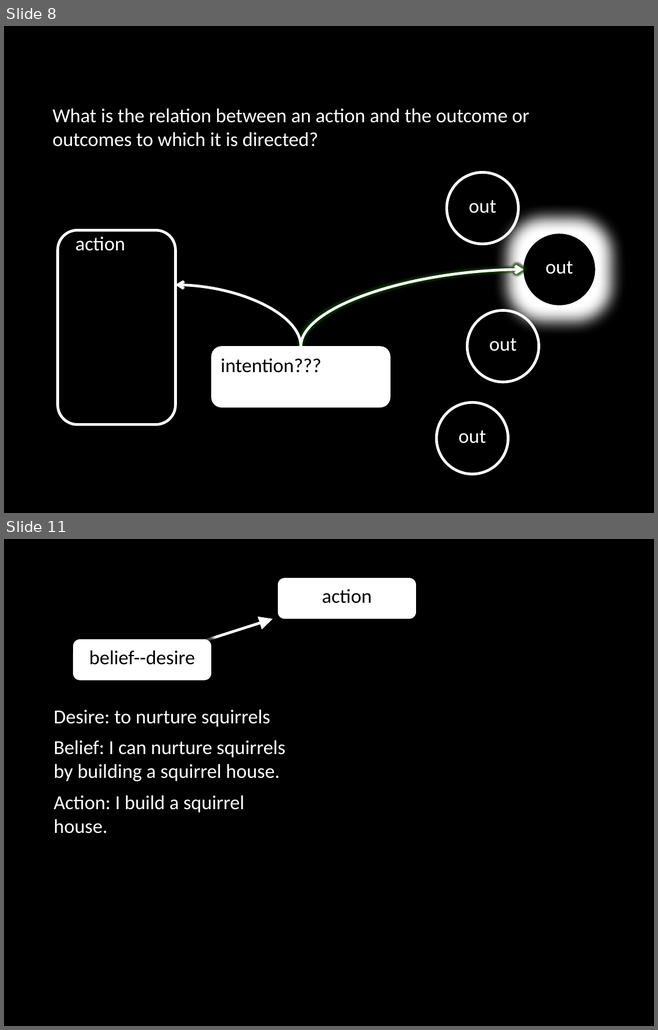
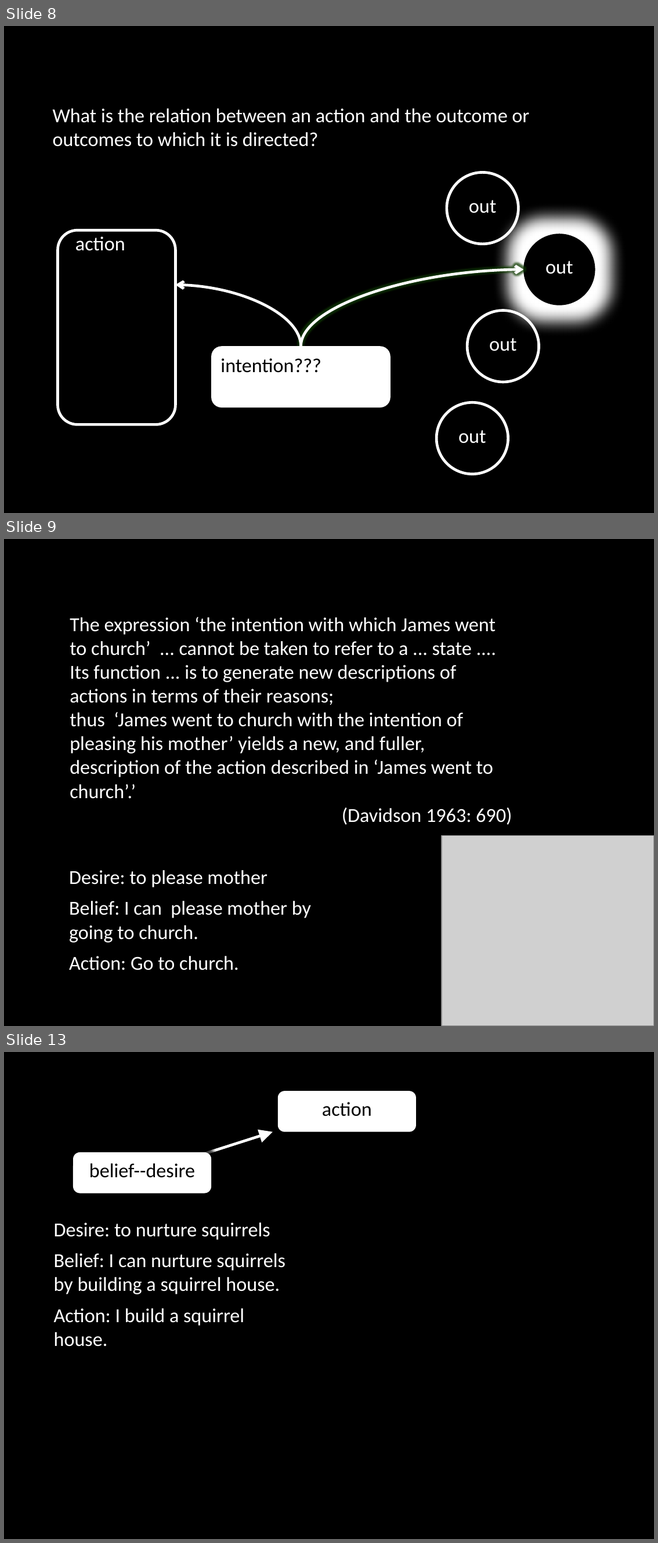
Before and after one commit to butterfill/lecture_mindreading_joint_action_philosophical_tools, a slide deck: lecture05 actions intentions goals/lecture05.ppt.pptx. Shown one above the other, each under a label of ours: slides 8 and 11 before the commit, slides 8, 9 and 13 after it; the slides between them are not shown. The pictures are 658x1030 and 658x1543 pixels, drawn with LibreOffice and Linux fonts; fonts in the diff are those of the drawing; grey boxes stand for pictures. Boxes give left, top, right and bottom in pixels: in the first picture for what was removed or moved away, otherwise in the second. Text is boxed around its words. In the diff, an @@ line names an element or a change of style, - is before the commit and + after.

```diff
--- a/lecture05 actions intentions goals/lecture05.ppt.pptx
+++ b/lecture05 actions intentions goals/lecture05.ppt.pptx
@@ slide 9 added at [4,539,654,1026], background #000000 @@
@@ text added at [70,617,511,825], 22 pt, text #FFFFFF @@
+The expression ‘the intention with which James went to church’ ... cannot be taken to refer to a ... state ....
+Its function ... is to generate new descriptions of actions in terms of their reasons;
+thus ‘James went to church with the intention of pleasing his mother’ yields a new, and fuller, description of the action described in ‘James went to church’.’
+(Davidson 1963: 690)
@@ picture added at [441,836,654,1026] @@
@@ text added at [69,870,311,971], 22 pt, text #FFFFFF @@
+Desire: to please mother
+Belief: I can please mother by going to church.
+Action: Go to church.
@@ what was slide 11 is now slide 13 @@
```
Also in this commit, not shown: 4 slides changed, 60 other slides added, 2 other files.
